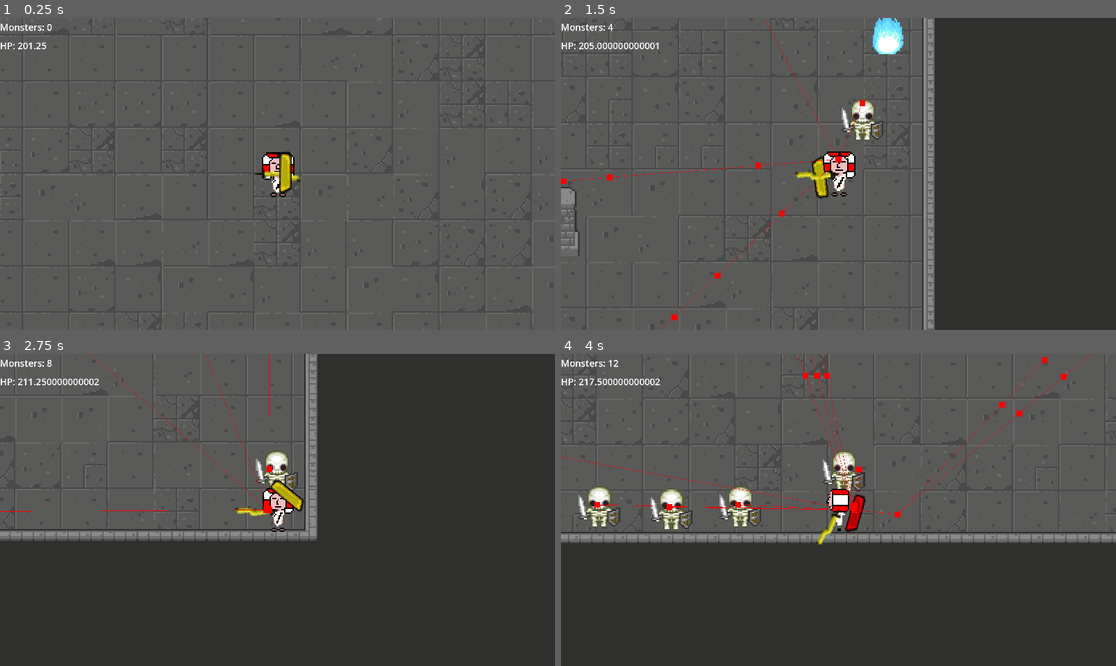
Above: before the commit, frames 1-4 (two rows, left to right).
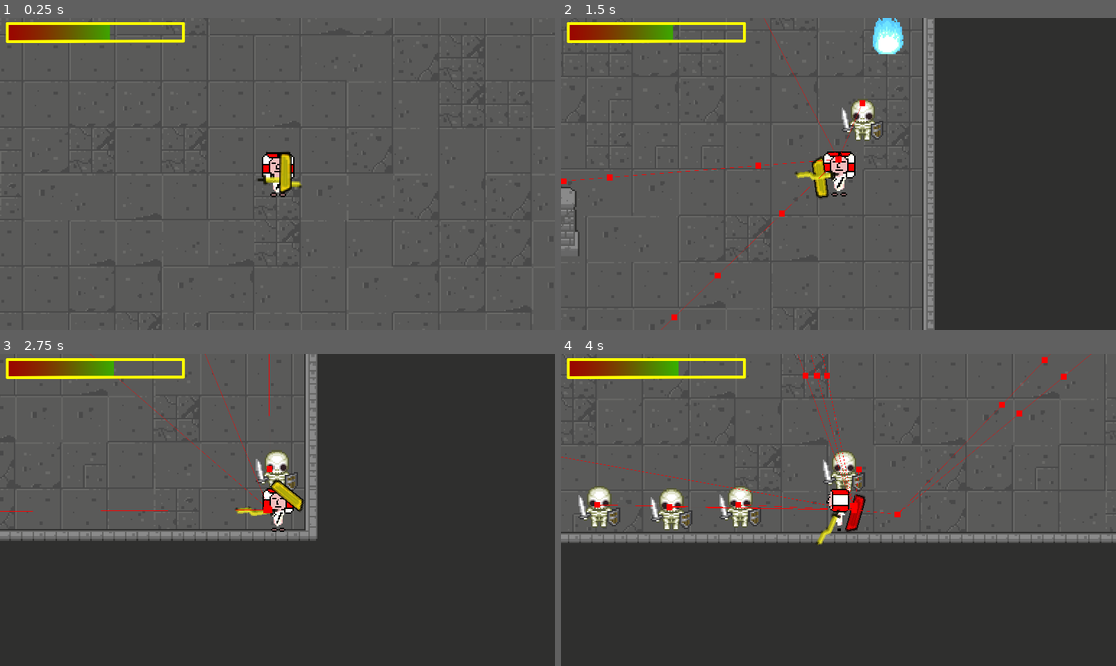
Above: after the commit, the same moments.

Repository: zstenger93/GitHub_Game_Off_2023
Game: Godot game, scene res://Scenes/first_level.tscn
Same seed, same stepped clock (60 frames per second), same inputs: the game is played once before the commit and once after it.
Inputs (mouse positions are in pixels of both pictures, inside the frame that each line leads up to):
- Up to frame 1 (0.25 s): no input
- Up to frame 2 (1.5 s): move the mouse to (960, 158) at 0.52 s; press the mouse at (960, 158) at 0.53 s; hold Right (move_right) 0.53-1.28 s; move the mouse to (727, 189) at 1.27 s; release the mouse at (727, 189) at 1.28 s; hold S (move_down) from 1.28 s (still down); right-click (727, 189) at 1.35 s
- Up to frame 3 (2.75 s): move the mouse to (333, 441) at 2.02 s; release S (move_down) at 2.03 s; press the mouse at (333, 441) at 2.03 s; hold Right (move_right) from 2.03 s (still down)
- Up to frame 4 (4 s): move the mouse to (810, 572) at 2.77 s; release Right (move_right) at 2.78 s; release the mouse at (810, 572) at 2.78 s; hold Up (move_up) 2.78-3.53 s; right-click (810, 572) at 2.85 s; move the mouse to (1005, 556) at 3.52 s; press the mouse at (1005, 556) at 3.53 s; hold A (move_left) from 3.53 s (still down)

The runs differ from the first frame. In frame 1, 1.8% of the frame differs, in the area x 0-55%, y 1-55%; in frame 2, 1.8%; in frame 3, 1.8%; in frame 4, 1.8%.

Commit message:
Added a Health Bar

Diff:
--- /dev/null
+++ b/Scales_Of_Anubis/Prefabs/ProgressBar.gd
@@ -0,0 +1,10 @@
+extends ProgressBar
+
+@onready var Player : CharacterBody2D = get_node("/root/MainScene/Player")
+
+func _process(delta):
+	update()
+
+
+func update():
+	value = Player.health / Player.maxHealth * 100;
--- /dev/null
+++ b/Scales_Of_Anubis/Prefabs/TextureProgressBar.gd
@@ -0,0 +1,10 @@
+extends TextureProgressBar
+
+@onready var Player : CharacterBody2D = get_node("/root/MainScene/Player")
+
+func _process(delta):
+	update()
+
+
+func update():
+	value = Player.health / Player.maxHealth * 100;
--- a/Scales_Of_Anubis/Prefabs/player.tscn
+++ b/Scales_Of_Anubis/Prefabs/player.tscn
@@ -1,14 +1,16 @@
-[gd_scene load_steps=32 format=3 uid="uid://nbces0nfq65q"]
+[gd_scene load_steps=34 format=3 uid="uid://nbces0nfq65q"]
 
 [ext_resource type="Texture2D" uid="uid://cj0ode24t66w2" path="res://Sprites/Player/walkingForward.png" id="2_gh2i7"]
 [ext_resource type="Script" path="res://Scripts/Player.gd" id="2_jpjtu"]
 [ext_resource type="Texture2D" uid="uid://cqgusbulmu00w" path="res://Sprites/Player/idle.png" id="2_xs8f6"]
-[ext_resource type="PackedScene" uid="uid://bd0knb5lrunvn" path="res://Prefabs/UI.tscn" id="3_3bnxm"]
 [ext_resource type="Texture2D" uid="uid://rgsw5ddehacs" path="res://Sprites/Player/shield.png" id="3_co4du"]
 [ext_resource type="Texture2D" uid="uid://d3juvirb77qro" path="res://Sprites/Player/sword.png" id="4_8tk4p"]
 [ext_resource type="Texture2D" uid="uid://bbnpicagfh1e4" path="res://Sprites/Player/walkingLeft.png" id="4_m6nmf"]
 [ext_resource type="Texture2D" uid="uid://exqs0nfq3jid" path="res://Sprites/Player/walkRight.png" id="5_h1oi5"]
 [ext_resource type="Texture2D" uid="uid://3s7eilrhgo8c" path="res://Sprites/Player/backwards.png" id="6_u7k0d"]
+[ext_resource type="Script" path="res://Prefabs/TextureProgressBar.gd" id="8_stjkb"]
+[ext_resource type="Texture2D" uid="uid://cbs2cjn1xg8j6" path="res://Sprites/Themes/over.png" id="9_nnko8"]
+[ext_resource type="Texture2D" uid="uid://cij11djuujest" path="res://Sprites/Themes/progress.png" id="10_sxu6c"]
 
 [sub_resource type="AtlasTexture" id="AtlasTexture_oj1it"]
 atlas = ExtResource("2_gh2i7")
@@ -189,9 +191,18 @@
 
 [node name="Canvas" type="CanvasLayer" parent="Camera"]
 
-[node name="UI" parent="Camera/Canvas" instance=ExtResource("3_3bnxm")]
+[node name="TextureProgressBar" type="TextureProgressBar" parent="Camera/Canvas"]
+offset_left = 10.0
+offset_top = 10.0
+offset_right = 1290.0
+offset_bottom = 170.0
+scale = Vector2(0.5, 0.5)
+texture_over = ExtResource("9_nnko8")
+texture_progress = ExtResource("10_sxu6c")
+script = ExtResource("8_stjkb")
 
 [node name="khopesh" type="Sprite2D" parent="."]
+position = Vector2(1, 4)
 scale = Vector2(1, 0.960257)
 texture = ExtResource("4_8tk4p")
 
--- a/Scales_Of_Anubis/Scripts/EnemyBase.gd
+++ b/Scales_Of_Anubis/Scripts/EnemyBase.gd
@@ -22,17 +22,11 @@
 	return _damage / 2
 #	return 0.0
 
-func pushed():
-	if NavAgent.is_navigation_finished():
-		return
-	var Direction = global_position.direction_to(NavAgent.get_next_path_position())
-	velocity = Direction * -Speed * 100
-	move_and_slide()
-
 func _try_attack():
 	var CurrentTime : float = Time.get_unix_time_from_system()
 	if CurrentTime - LastAttackTime >= AttackRate:
 		Target.take_damage(Damage)
+
 		LastAttackTime = Time.get_unix_time_from_system()
 
 func _check_dist():
--- a/Scales_Of_Anubis/Scripts/Player.gd
+++ b/Scales_Of_Anubis/Scripts/Player.gd
@@ -9,7 +9,8 @@
 var speedDIV : float = 3.0
 var shieldOffset : float = 8.0
 var khopeshOffset : float = 15.0
-var health : float = 200.0
+@export var health : float = 200.0
+@export var maxHealth : float = 350.0
 var baseHealth : float = 200
 var damage : float = 10
 var passiveRegen : float = 5
@@ -107,8 +108,8 @@
 	size = baseHealth / health
 	var totalVelocity : float = sqrt(velocity.x * velocity.x + velocity.y * velocity.y)
 	health += passiveRegen / 60
-	if health > 350:
-		health = 350
+	if health > maxHealth:
+		health = maxHealth
 	_movment(speed, totalVelocity)
 	_animationController(totalVelocity)
 	_changeSize(size)
@@ -119,6 +120,8 @@
 		await body.take_damage(damage)
 		health -= damage / 4
 		if (health <= 0):
+			health = 1
+			passiveRegen = 0
 			get_tree().reload_current_scene()
 
 func _on_Shield_enemy_body_entered(body):
Binary file added: Scales_Of_Anubis/Sprites/Themes/over.png
Not shown, added: Scales_Of_Anubis/Sprites/Themes/over.png.import
Binary file added: Scales_Of_Anubis/Sprites/Themes/progress.png
Not shown, added: Scales_Of_Anubis/Sprites/Themes/progress.png.import
Binary file added: Scales_Of_Anubis/Sprites/Themes/under.png
Not shown, added: Scales_Of_Anubis/Sprites/Themes/under.png.import
